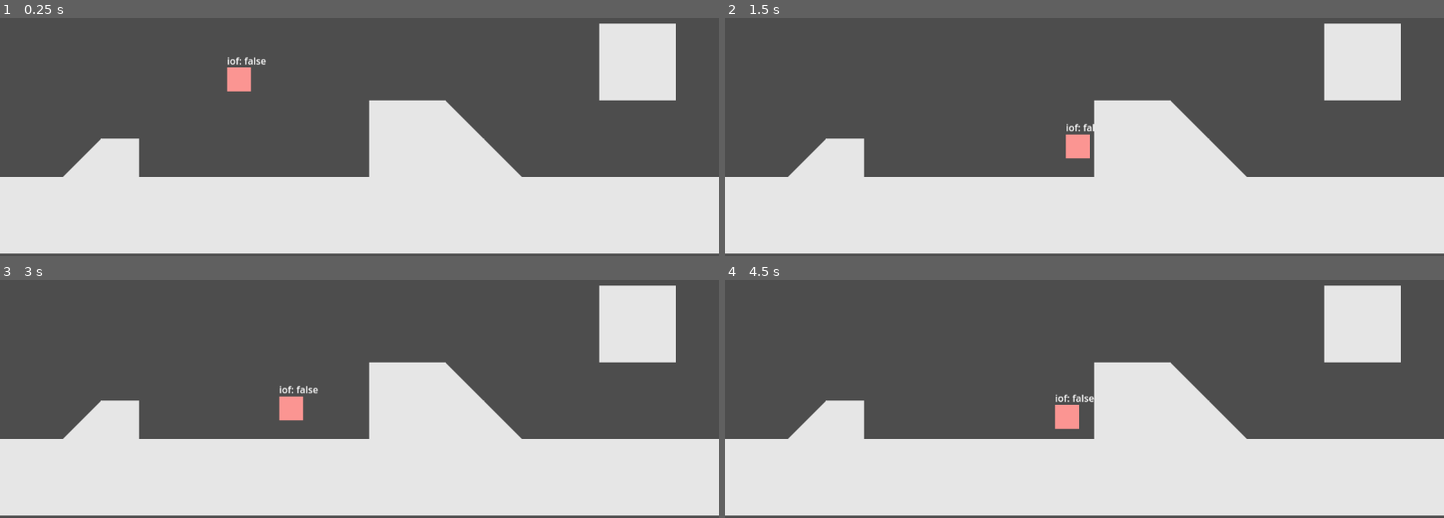
Above: before the commit, frames 1-4 (two rows, left to right).
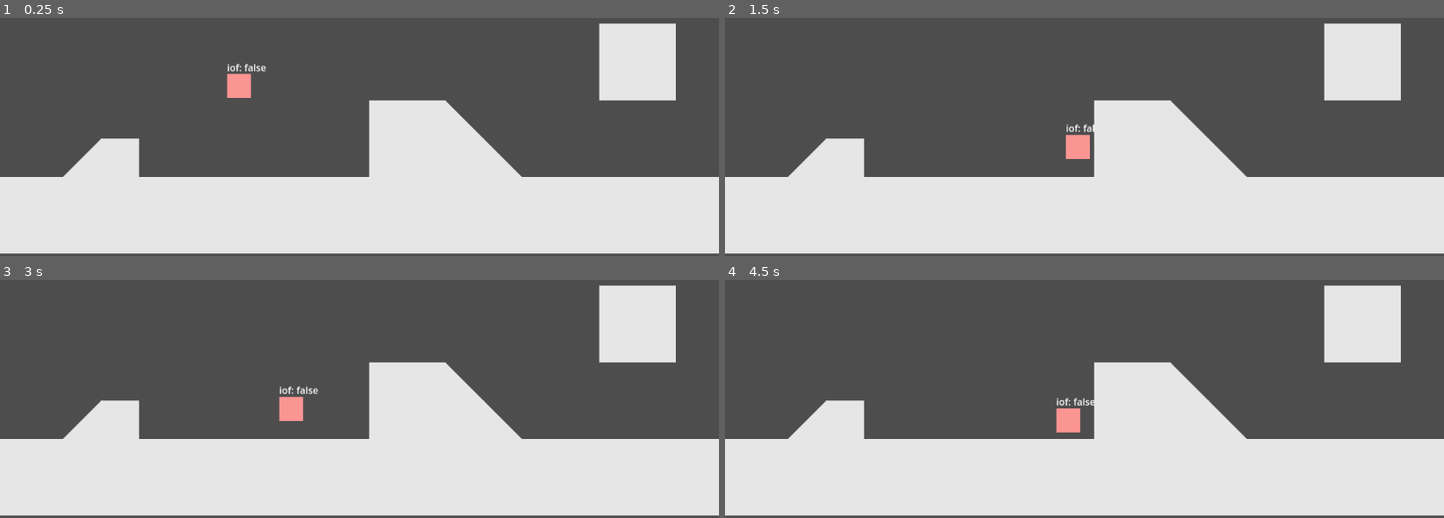
Above: after the commit, the same moments.

Repository: TruPotato/december-jam
Game: Godot game, scene res://Scenes/Maps/test_map.tscn
Two runs of this game, one before a commit and one after it. Both use one fixed random seed, a clock stepped at 60 frames per second and the inputs below.
Inputs:
- Up to frame 1 (0.25 s): no input
- Up to frame 2 (1.5 s): hold Right (move_right) from 0.53 s (still down); tap Z (accept) at 0.6, 1.35 s; tap Up (move_up) at 0.77 s
- Up to frame 3 (3 s): tap Up (move_up) at 1.52 s; tap Enter at 2 s; release Right (move_right) at 2.03 s; hold Left (move_left) 2.03-2.78 s; tap Z (accept) at 2.1, 2.85 s; hold Right (move_right) from 2.78 s (still down)
- Up to frame 4 (4.5 s): tap Up (move_up) at 3.02, 3.77 s; tap Z (accept) at 3.6, 4.25, 4.35 s; release Right (move_right) at 4.28 s; hold Left (move_left) from 4.28 s (still down)

The runs differ from the first frame. In frame 1, 0.4% of the frame differs, in the area x 31-37%, y 16-34%; in frame 2, less than 0.1%; in frame 3, 0.1%; in frame 4, 0.3%.

Commit message:
More jump tweaks

Diff:
--- a/Scripts/Gameplay/basic_player_movement.gd
+++ b/Scripts/Gameplay/basic_player_movement.gd
@@ -1,9 +1,9 @@
 extends CharacterBody2D
 
-const GRAVITY = 9.8
-const GRAVITY_MULT = 3;
+const GRAVITY = 10;
+const GRAVITY_MULT = 3.5;
 const H_SPEED = 200.0
-const AIR_CONTROL = 20;
+const AIR_CONTROL = 18;
 const JUMP_VELOCITY = 500.0
 
 enum {
@@ -109,7 +109,7 @@
 
 func jump():
 	# i doubt this will get more complex than this but just in case i am making it a function so i don't have repeat code
-	velocity.y -= JUMP_VELOCITY;
+	velocity.y = -JUMP_VELOCITY;
 
 # Apply gravity.
 func passive_gravity():
